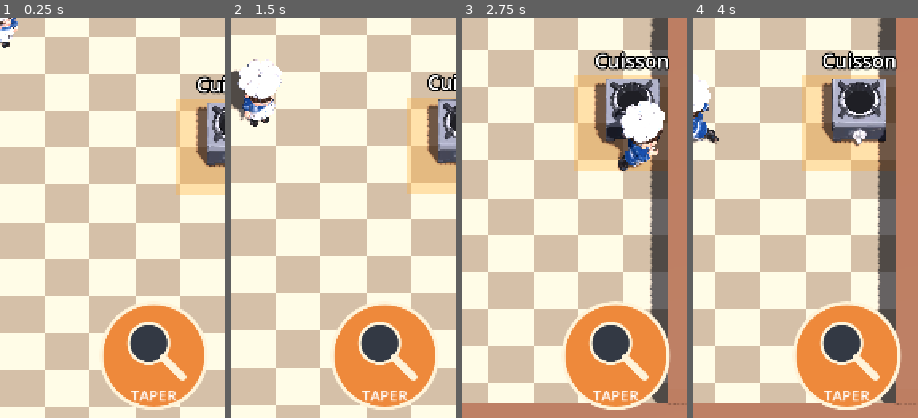
Above: before the commit, frames 1-4 (left to right).
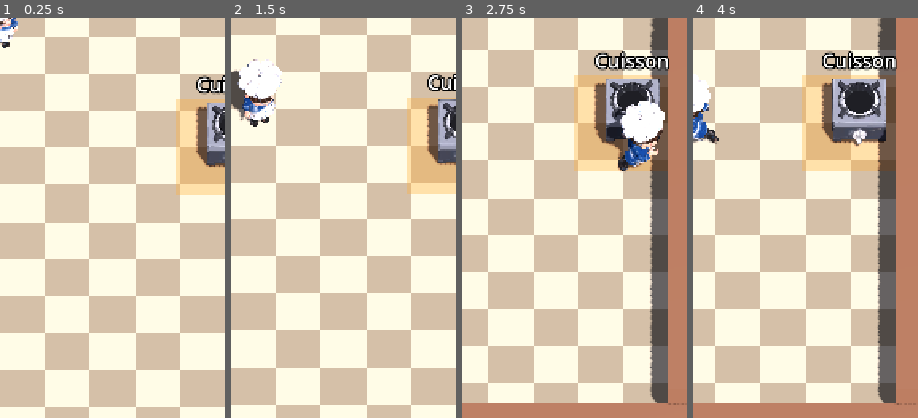
Above: after the commit, the same moments.

Repository: RayaneChCh-dev/Ratoir
Game: Godot game, scene res://scenes/main.tscn
Same seed, same stepped clock (60 frames per second), same inputs: the game is played once before the commit and once after it.
Inputs (mouse positions are % of the whole screen's width and height, from its top left):
- Up to frame 1 (0.25 s): no input
- Up to frame 2 (1.5 s): tap Enter at 0.5 s; drag from (50, 4) to (60, 28) at 0.52 s; drag from (30, 55) to (45, 70) at 1.27 s
- Up to frame 3 (2.75 s): move the mouse to (60, 28) at 2.02 s; hold D (move_right) from 2.03 s (still down); tap C at 2.1 s; tap Space (hit) at 2.3 s
- Up to frame 4 (4 s): release D (move_right) at 2.75 s; drag from (45, 70) to (20, 35) at 2.77 s; move the mouse to (80, 65) at 3.52 s; hold A (move_left) from 3.53 s (still down); tap Space (hit) at 3.6 s
The pictures show only the part of the screen within x 50-100%, y 48-98%; the shares and areas given below are measured in that part.

The runs differ from the first frame. In frame 1, 9.5% of the frame differs, in the area x 45-92%, y 71-98%; in frame 2, 9.5%; in frame 3, 9.5%, in the area x 44-93%, y 70-98%; in frame 4, 9.5%.

Commit message:
Branche le modèle 3D du rat et retire le bouton TAPER
- rat.tscn : modèle rat_model.tscn (course + assommé) à la place des formes
  simples ; collisions agrandies à la taille du modèle ; HoldPoint à la bouche
- rat.gd : animation calée sur la vitesse, 0,8 s assommé sur place avant de fuir
- Bouton TAPER retiré de l'écran et coup désactivé (player.can_hit_rat = false) :
  le chef ne peut rien contre le rat pour l'instant ; code conservé
- Docs : CONCEPT (contrôles, sabotages, §8.3, décision), README, PHASE-7

Co-Authored-By: Claude Opus 5.5 <noreply@anthropic.com>

Diff:
--- a/scenes/main.tscn
+++ b/scenes/main.tscn
@@ -11,7 +11,6 @@
 [ext_resource type="Script" path="res://scripts/hud.gd" id="9_hud"]
 
 [ext_resource type="PackedScene" path="res://scenes/rat.tscn" id="10_rat"]
-[ext_resource type="PackedScene" path="res://scenes/hit_button.tscn" id="11_hit"]
 
 [sub_resource type="ProceduralSkyMaterial" id="SkyMat"]
 sky_top_color = Color(0.55, 0.72, 0.9, 1)
@@ -133,7 +132,7 @@
 scroll_active = false
 script = ExtResource("9_hud")
 
-[node name="TouchJoystick" type="Control" parent="UI" node_paths=PackedStringArray("ignore_zones")]
+[node name="TouchJoystick" type="Control" parent="UI"]
 layout_mode = 3
 anchors_preset = 15
 anchor_right = 1.0
@@ -142,9 +141,6 @@
 grow_vertical = 2
 mouse_filter = 2
 script = ExtResource("2_joystick")
-ignore_zones = [NodePath("../HitButton")]
 
 [node name="Rat" parent="." instance=ExtResource("10_rat")]
 position = Vector3(0, 0, -10.4)
-
-[node name="HitButton" parent="UI" instance=ExtResource("11_hit")]
--- a/scenes/rat.tscn
+++ b/scenes/rat.tscn
@@ -1,42 +1,23 @@
 [gd_scene format=3]
 [ext_resource type="Script" path="res://scripts/rat/rat.gd" id="1"]
 [ext_resource type="Resource" path="res://data/rat_profiles/default.tres" id="2"]
+[ext_resource type="PackedScene" path="res://scenes/models/rat_model.tscn" id="3"]
 [sub_resource type="SphereShape3D" id="BodyShape"]
-radius = 0.25
+radius = 0.4
 [sub_resource type="SphereShape3D" id="ContactShape"]
-radius = 0.45
-[sub_resource type="StandardMaterial3D" id="Gray"]
-albedo_color = Color(0.25, 0.25, 0.28, 1)
-[sub_resource type="StandardMaterial3D" id="Pink"]
-albedo_color = Color(1, 0.5, 0.6, 1)
-[sub_resource type="CapsuleMesh" id="Body"]
-material = SubResource("Gray")
-radius = 0.22
-height = 0.65
-[sub_resource type="CylinderMesh" id="Tail"]
-material = SubResource("Pink")
-top_radius = 0.025
-bottom_radius = 0.045
-height = 0.5
+radius = 0.6
 [node name="Rat" type="CharacterBody3D"]
 collision_layer = 4
 collision_mask = 1
 script = ExtResource("1")
 profile = ExtResource("2")
 [node name="CollisionShape3D" type="CollisionShape3D" parent="."]
-position = Vector3(0, 0.25, 0)
+position = Vector3(0, 0.4, 0)
 shape = SubResource("BodyShape")
 [node name="Model" type="Node3D" parent="."]
-[node name="Body" type="MeshInstance3D" parent="Model"]
-position = Vector3(0, 0.25, 0)
-rotation = Vector3(1.570796, 0, 0)
-mesh = SubResource("Body")
-[node name="Tail" type="MeshInstance3D" parent="Model"]
-position = Vector3(0, 0.13, -0.5)
-rotation = Vector3(1.570796, 0, 0)
-mesh = SubResource("Tail")
+[node name="Visual" parent="Model" instance=ExtResource("3")]
 [node name="HoldPoint" type="Marker3D" parent="Model"]
-position = Vector3(0, 0.25, 0.4)
+position = Vector3(0, 0.45, 0.55)
 [node name="ContactArea" type="Area3D" parent="."]
 collision_layer = 0
 collision_mask = 2
--- a/scripts/player.gd
+++ b/scripts/player.gd
@@ -5,6 +5,8 @@
 @export var acceleration := 40.0
 @export var turn_speed := 14.0
 @export var joystick: TouchJoystick
+## Taper le rat (bouton TAPER / Espace). Désactivé pour l'instant : le chef ne peut rien contre le rat.
+@export var can_hit_rat := false
 
 ## Vitesses (m/s) auxquelles les animations « walk » et « run » ont leur cadence d'origine.
 @export var walk_anim_speed := 1.8
@@ -44,7 +46,7 @@
 	if _hit_cooldown > 0.0:
 		_hit_cooldown -= delta
 
-	if Input.is_action_just_pressed("hit") and _hit_cooldown <= 0.0:
+	if can_hit_rat and Input.is_action_just_pressed("hit") and _hit_cooldown <= 0.0:
 		_try_hit_rat()
 
 	if direction.length_squared() > 0.001:
--- a/scripts/rat/rat.gd
+++ b/scripts/rat/rat.gd
@@ -12,6 +12,7 @@
 @onready var hold_point: Marker3D = $Model/HoldPoint
 @onready var contact_area: Area3D = $ContactArea
 @onready var alert_label: Label3D = $Alert
+@onready var visual: RatModel = $Model/Visual
 
 # États et Timers
 var current_state: State = State.HIDDEN
@@ -26,6 +27,8 @@
 
 const STUCK_LIMIT: float = 6.0
 const HIT_FLEE_LONG_DELAY: float = 10.0
+## Temps passé assommé sur place après un coup, avant de s'enfuir.
+const STUN_TIME: float = 0.8
 
 func _ready() -> void:
 	add_to_group("rat")
@@ -54,6 +57,10 @@
 	_anti_stuck_timer = 0.0
 	model.scale = Vector3.ONE
 	_enter_hidden(profile.get_next_hidden_delay() / _difficulty_scale)
+
+func _process(_delta: float) -> void:
+	# Le modèle court à la vitesse réelle et se fige quand le rat s'arrête (sabotage).
+	visual.set_speed(Vector2(velocity.x, velocity.z).length())
 
 func _physics_process(delta: float) -> void:
 	if _protected_time > 0.0:
@@ -112,6 +119,13 @@
 				_move_towards(hole_position, profile.speed)
 
 		State.FLEEING:
+			if _state_timer > 0.0:
+				# Assommé sur place : le joueur voit son coup réussir.
+				_state_timer -= delta
+				velocity = Vector3.ZERO
+				if _state_timer <= 0.0:
+					visual.set_stunned(false)
+				return
 			_anti_stuck_timer += delta
 			var dist = global_position.distance_to(hole_position)
 			if dist < 0.3 or _anti_stuck_timer >= STUCK_LIMIT:
@@ -133,6 +147,7 @@
 # --- GESTION DES ÉTATS ---
 
 func _enter_hidden(delay: float) -> void:
+	visual.set_stunned(false)
 	current_state = State.HIDDEN
 	global_position = hole_position
 	velocity = Vector3.ZERO
@@ -198,7 +213,9 @@
 	alert_label.visible = false
 	current_state = State.FLEEING
 	_anti_stuck_timer = 0.0
+	_state_timer = STUN_TIME
 	model.scale = Vector3.ONE
+	visual.set_stunned(true)
 	_spawn_bonk_feedback()
 	return true
 
Not shown, changed: README.md
Not shown, changed: docs/CONCEPT.md
Not shown, changed: docs/phases/PHASE-7-polish.md
